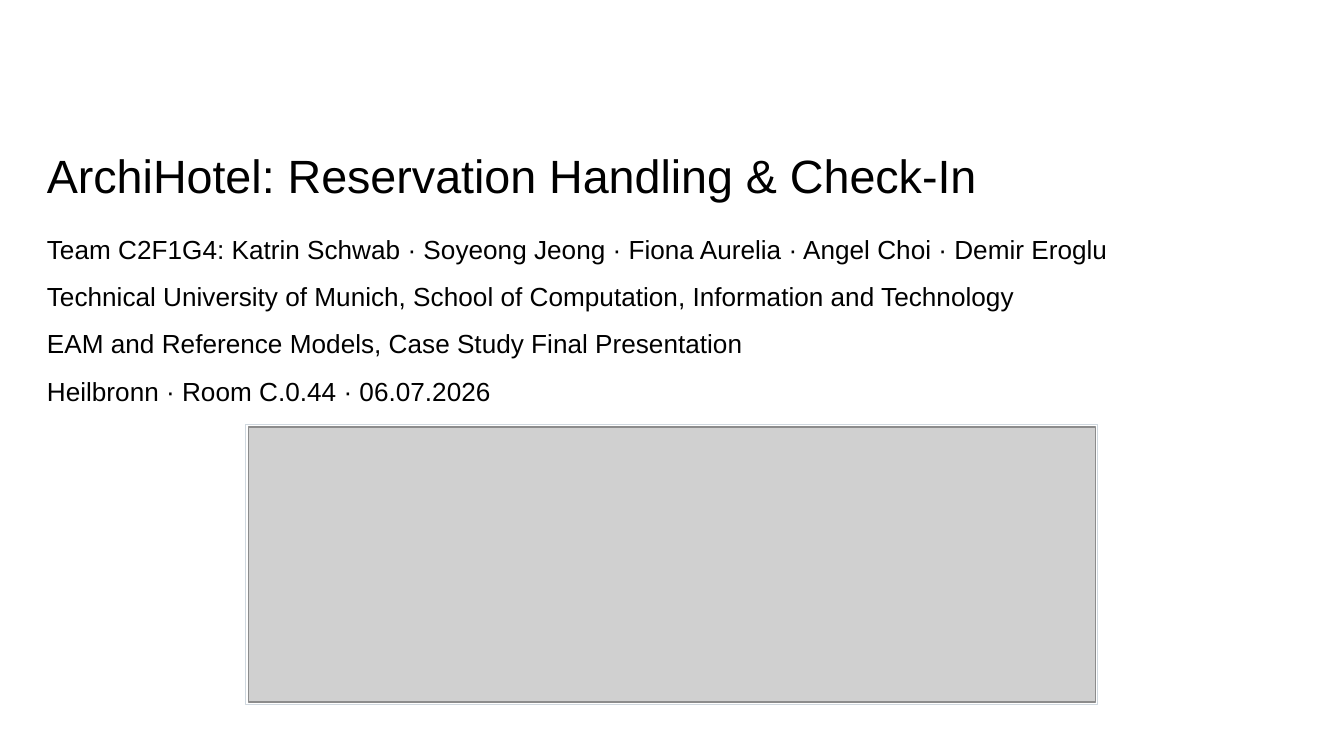
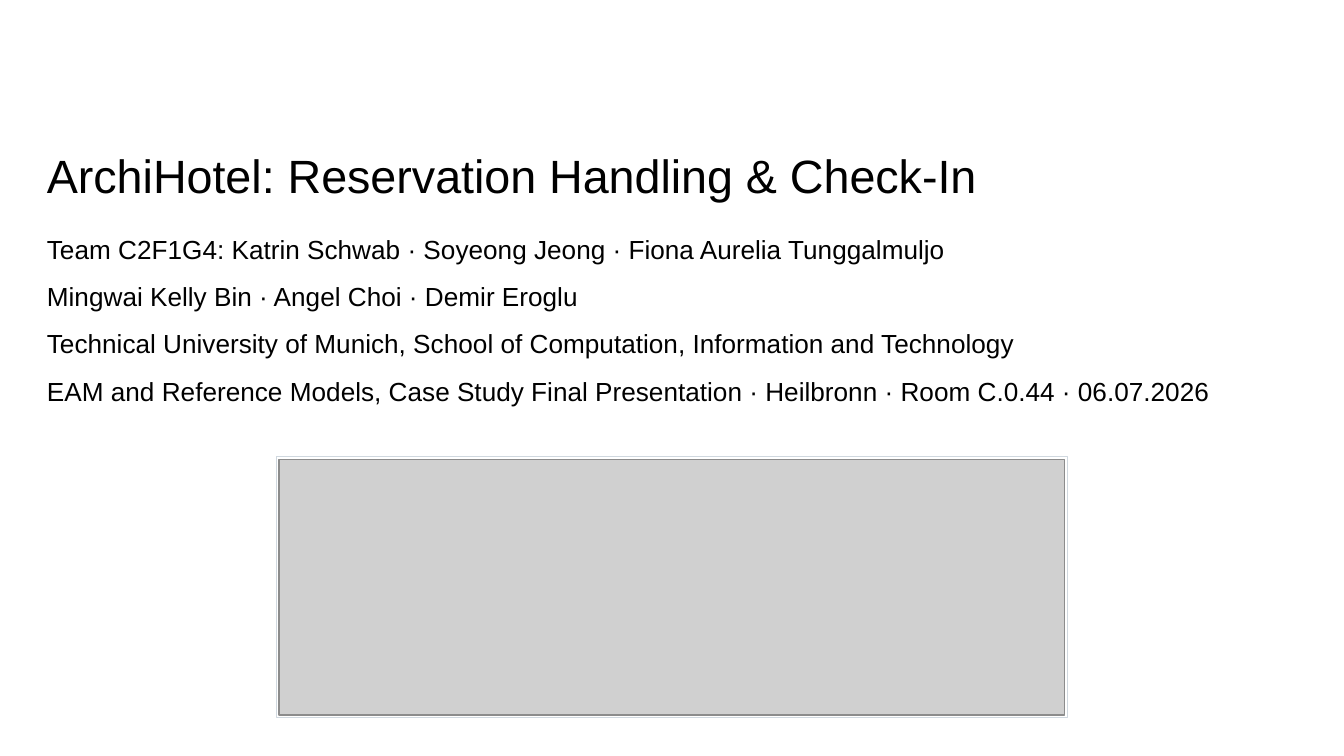
Before and after one commit to KatrinSchw/enterprise-architecture-model, a slide deck: slide 1 of slides/C2F1G4.pptx. Drawn at 1344x756 pixels with LibreOffice and Linux fonts; fonts in the diff are those of the drawing; grey boxes stand for pictures; background and template pictures are left out. Boxes give left, top, right and bottom in pixels: in the first picture for what was removed or moved away, otherwise in the second. Text is boxed around its words. In the diff, an @@ line names an element or a change of style, - is before the commit and + after.

```diff
--- a/slides/C2F1G4.pptx
+++ b/slides/C2F1G4.pptx
@@ text at (47,240,944,312): text changed @@
-Team C2F1G4: Katrin Schwab · Soyeong Jeong · Fiona Aurelia · Angel Choi · Demir Eroglu
+Team C2F1G4: Katrin Schwab · Soyeong Jeong · Fiona Aurelia Tunggalmuljo
+Mingwai Kelly Bin · Angel Choi · Demir Eroglu
@@ text at (47,382,1209,406): text changed @@
-EAM and Reference Models, Case Study Final Presentation
-Heilbronn · Room C.0.44 · 06.07.2026
+EAM and Reference Models, Case Study Final Presentation · Heilbronn · Room C.0.44 · 06.07.2026
@@ rectangle: place and size @@
-rectangle at (246,425,1098,706)
+rectangle at (277,457,1068,718)
@@ picture: place and size @@
-picture at (249,427,1095,703)
+picture at (280,460,1066,715)
```
Also in this commit, not shown: 9 other slides changed, 1 slide added, 3 other files.
